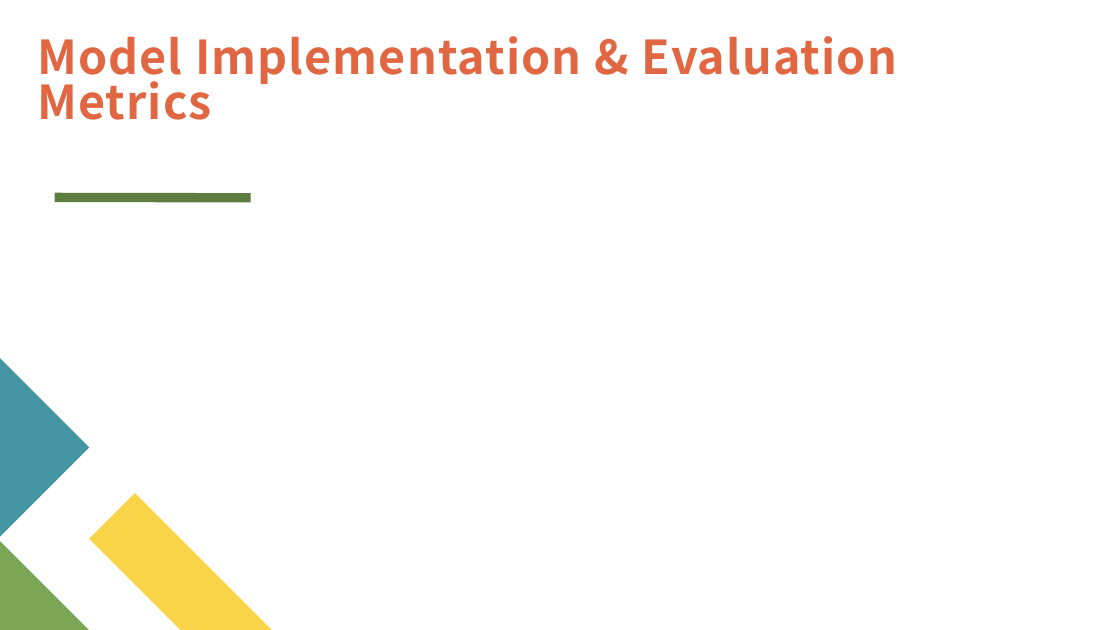
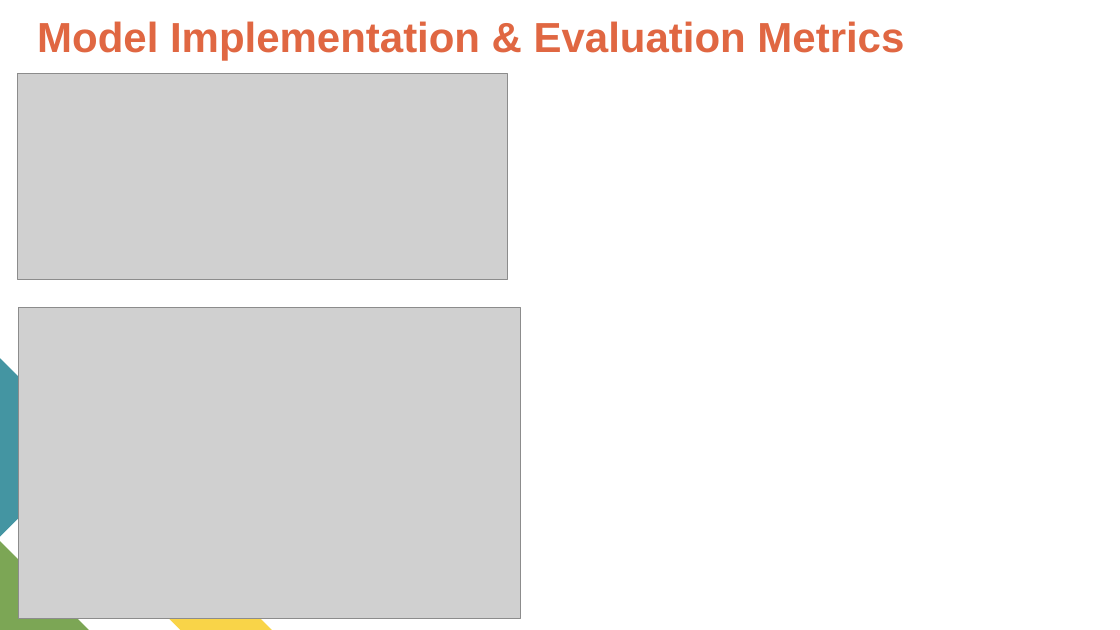
Before and after one commit to dcsweezy/Exploring-Linear-and-Ridge-Regression-with-Cross-Validation_-Group-11, a slide deck: slide 7 of presentation-slide.pptx (slide 8 before the commit). Drawn at 1120x630 pixels with LibreOffice and Linux fonts; fonts in the diff are those of the drawing; grey boxes stand for pictures. Boxes give left, top, right and bottom in pixels: in the first picture for what was removed or moved away, otherwise in the second. Text is boxed around its words. In the diff, an @@ line names an element or a change of style, - is before the commit and + after.

```diff
--- a/presentation-slide.pptx
+++ b/presentation-slide.pptx
@@ title "Model Implementation & Evaluation Metrics": place and size @@
-title "Model Implementation & Evaluation Metrics" at [37, 36, 897, 120]
+title "Model Implementation & Evaluation Metrics" at [37, 21, 904, 61]
@@ title "Model Implementation & Evaluation Metrics" at [37, 21, 904, 61]: size 40 to 36 pt, font Noto Sans CJK JP to Arial, letter spacing 1 to 0 pt; vertical alignment bottom to top @@
@@ picture added at [18, 74, 507, 279] @@
@@ line removed from (55, 197) to (250, 197) @@
@@ picture added at [18, 308, 521, 618] @@
@@ rotation 270 to 90 degrees in 3 elements at [89, 493, 271, 630], [0, 541, 89, 630], [0, 359, 89, 537] @@
```
Also in this commit, not shown: 14 other slides changed.
